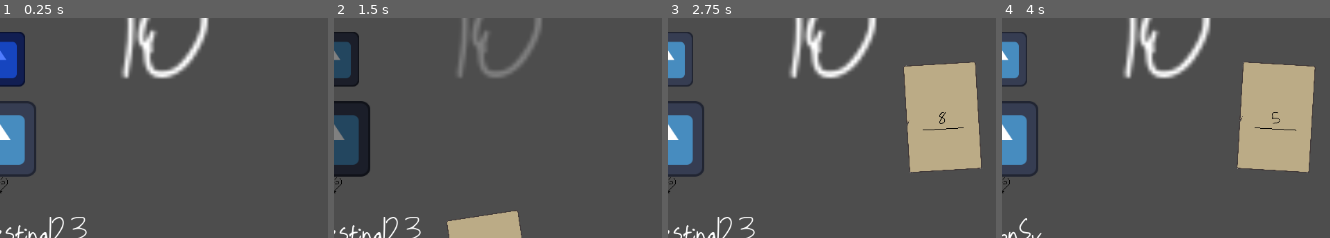
Above: before the commit, frames 1-4 (left to right).
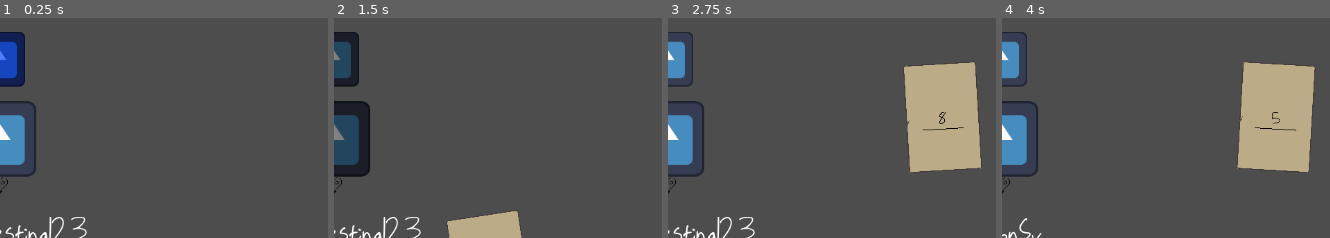
Above: after the commit, the same moments.

Repository: TeamName-FIOLTR/GMTK2023
Game: Godot game, scene res://scenes/levels/test/test_level.tscn
Two runs of this game, one before a commit and one after it. Both use one fixed random seed, a clock stepped at 60 frames per second and the inputs below. The project has no main scene, so this scene is started directly. The engine's default icon, where the game draws it, is replaced by a stand-in: a white triangle on a blue panel in a dark square.
Inputs (mouse positions are % of the whole screen's width and height, from its top left):
- Up to frame 1 (0.25 s): no input
- Up to frame 2 (1.5 s): move the mouse to (9, 85) at 0.52 s; hold Right (ui_right) 0.53-1.28 s; click (9, 85) at 0.67 s; move the mouse to (22, 80) at 1.27 s; hold Down (ui_down) from 1.28 s (still down); click (22, 80) at 1.42 s
- Up to frame 3 (2.75 s): move the mouse to (36, 77) at 2.02 s; release Down (ui_down) at 2.03 s; hold Right (ui_right) from 2.03 s (still down); click (36, 77) at 2.17 s
- Up to frame 4 (4 s): tap Enter at 2.75 s; move the mouse to (51, 77) at 2.77 s; release Right (ui_right) at 2.78 s; hold Up (ui_up) 2.78-3.53 s; click (51, 77) at 2.92 s; tap Space (developer_debug) at 3.5 s; move the mouse to (65, 77) at 3.52 s; hold Left (ui_left) from 3.53 s (still down); click (65, 77) at 3.67 s
The pictures show only the part of the screen within x 11-60%, y 0-50%; the shares and areas given below are measured in that part.

The runs differ from the first frame. In frame 1, 3.0% of the frame differs, in the area x 36-64%, y 0-28%; in frame 2, 1.8%; in frame 3, 3.0%; in frame 4, 3.0%.

Commit message:
got the cards turning into dice properly

Diff:
--- a/scenes/levels/level.gd
+++ b/scenes/levels/level.gd
@@ -34,7 +34,7 @@
 		handContainer.selected_card = null
 		sc.tween_to(entity.global_position,6.0/60,"global_position")
 		entity.next_roll = apply_effects(sc.number)
-
+		sc.pos_tween.finished.connect(sc.display_dice)
 		entities_with_rolls += 1
 		if entities_with_rolls >= get_child_count():
 			evaluate_entities()
--- a/scenes/objects/cards/card.gd
+++ b/scenes/objects/cards/card.gd
@@ -21,8 +21,14 @@
 
 # Called when the node enters the scene tree for the first time.
 func _ready():
+	$AnimationPlayer.animation_finished.connect(on_anim_finished)
 	pass # Replace with function body.
 
+func on_anim_finished(anim):
+	match anim:
+		"Disapear":
+			$D20NumberDisplay.visible = true
+			$D20NumberDisplay.target_value = number
 
 # Called every frame. 'delta' is the elapsed time since the previous frame.
 func _process(delta):
@@ -50,7 +56,8 @@
 	pos_tween = create_tween()
 	pos_tween.tween_property(self, property, target, speed)
 
-
+func display_dice():
+	$AnimationPlayer.play("Disapear")
 #func _on_input_area_mouse_exited():
 #	reset_position()
 #	pass # Replace with function body.
--- a/scenes/objects/cards/card.tscn
+++ b/scenes/objects/cards/card.tscn
@@ -1,12 +1,74 @@
-[gd_scene load_steps=6 format=3 uid="uid://bf3wvnl7ea8j5"]
+[gd_scene load_steps=10 format=3 uid="uid://bf3wvnl7ea8j5"]
 
 [ext_resource type="Script" path="res://scenes/objects/cards/card.gd" id="1_fthal"]
 [ext_resource type="Texture2D" uid="uid://cru5edd3wribw" path="res://assets/textures/cards/card_base.png" id="2_10lxe"]
 [ext_resource type="Script" path="res://scenes/objects/cards/InputArea.gd" id="3_bsyqd"]
 [ext_resource type="Theme" uid="uid://botlkbamgp28p" path="res://scenes/objects/UI/mainTheme.tres" id="4_y86fy"]
+[ext_resource type="PackedScene" uid="uid://bk6hgigiahfey" path="res://scenes/objects/dice_display/dice_display.tscn" id="5_e8pp3"]
 
 [sub_resource type="RectangleShape2D" id="RectangleShape2D_j1okg"]
 size = Vector2(515, 771)
+
+[sub_resource type="Animation" id="Animation_jdxv7"]
+resource_name = "Disapear"
+length = 0.2
+tracks/0/type = "value"
+tracks/0/imported = false
+tracks/0/enabled = true
+tracks/0/path = NodePath("Sprite2D:scale")
+tracks/0/interp = 1
+tracks/0/loop_wrap = true
+tracks/0/keys = {
+"times": PackedFloat32Array(0, 0.2),
+"transitions": PackedFloat32Array(1, 1),
+"update": 0,
+"values": [Vector2(1, 1), Vector2(1e-05, 1e-05)]
+}
+tracks/1/type = "value"
+tracks/1/imported = false
+tracks/1/enabled = true
+tracks/1/path = NodePath("Sprite2D:rotation")
+tracks/1/interp = 1
+tracks/1/loop_wrap = true
+tracks/1/keys = {
+"times": PackedFloat32Array(0, 0.2),
+"transitions": PackedFloat32Array(1, 1),
+"update": 0,
+"values": [0.0, 6.28319]
+}
+
+[sub_resource type="Animation" id="Animation_4w1pg"]
+length = 0.001
+tracks/0/type = "value"
+tracks/0/imported = false
+tracks/0/enabled = true
+tracks/0/path = NodePath("Sprite2D:scale")
+tracks/0/interp = 1
+tracks/0/loop_wrap = true
+tracks/0/keys = {
+"times": PackedFloat32Array(0),
+"transitions": PackedFloat32Array(1),
+"update": 0,
+"values": [Vector2(1, 1)]
+}
+tracks/1/type = "value"
+tracks/1/imported = false
+tracks/1/enabled = true
+tracks/1/path = NodePath("Sprite2D:rotation")
+tracks/1/interp = 1
+tracks/1/loop_wrap = true
+tracks/1/keys = {
+"times": PackedFloat32Array(0),
+"transitions": PackedFloat32Array(1),
+"update": 0,
+"values": [0.0]
+}
+
+[sub_resource type="AnimationLibrary" id="AnimationLibrary_iga7f"]
+_data = {
+"Disapear": SubResource("Animation_jdxv7"),
+"RESET": SubResource("Animation_4w1pg")
+}
 
 [node name="Card" type="Node2D" node_paths=PackedStringArray("number_display")]
 script = ExtResource("1_fthal")
@@ -36,5 +98,14 @@
 horizontal_alignment = 1
 vertical_alignment = 1
 
+[node name="D20NumberDisplay" parent="." instance=ExtResource("5_e8pp3")]
+visible = false
+position = Vector2(7, 14)
+
+[node name="AnimationPlayer" type="AnimationPlayer" parent="."]
+libraries = {
+"": SubResource("AnimationLibrary_iga7f")
+}
+
 [connection signal="input_event" from="Sprite2D/InputArea" to="." method="_on_input_area_input_event"]
 [connection signal="mouse_exited" from="Sprite2D/InputArea" to="." method="_on_input_area_mouse_exited"]
--- /dev/null
+++ b/scenes/objects/dice_display/dice_display.gd
@@ -0,0 +1,43 @@
+extends Node2D
+
+@export
+var animation_delta : float = 0.2
+@export
+var animation_length : float = 2
+
+var offset = 0
+var target_value : int = -1  :
+	set(val):
+		offset = 0
+		cumulative_time = 0
+		target_value = val
+	get:
+		return target_value
+
+
+var value : int = 1 :
+	set (val):
+		value = val
+		$lblRoll.text = str(val)
+	get:
+		return value
+
+# Called when the node enters the scene tree for the first time.
+func _ready():
+	pass # Replace with function body.
+
+
+# Called every frame. 'delta' is the elapsed time since the previous frame.
+var cumulative_time : float = 0
+func _process(delta):
+	if Input.is_action_pressed("developer_debug"):
+		self.target_value = 5
+	if target_value > 0:
+		offset += delta
+		cumulative_time += delta
+		if offset > animation_delta:
+			offset = 0
+			self.value = randi()%20+1
+		if cumulative_time > animation_length:
+			self.value = target_value
+			target_value = -1
--- /dev/null
+++ b/scenes/objects/dice_display/dice_display.tscn
@@ -0,0 +1,28 @@
+[gd_scene load_steps=4 format=3 uid="uid://bk6hgigiahfey"]
+
+[ext_resource type="Texture2D" uid="uid://bcma43soc0sxb" path="res://assets/textures/crapy_d20.jpeg" id="1_8nemj"]
+[ext_resource type="Script" path="res://scenes/objects/dice_display/dice_display.gd" id="1_ma0s4"]
+[ext_resource type="Theme" uid="uid://botlkbamgp28p" path="res://scenes/objects/UI/mainTheme.tres" id="3_m4cgg"]
+
+[node name="D20NumberDisplay" type="Node2D"]
+position = Vector2(0, -3)
+script = ExtResource("1_ma0s4")
+animation_delta = 0.01
+animation_length = 0.1
+
+[node name="AnimationPlayer" type="AnimationPlayer" parent="."]
+
+[node name="CrapyD20" type="Sprite2D" parent="."]
+modulate = Color(1, 0, 0, 1)
+position = Vector2(-5, 8)
+texture = ExtResource("1_8nemj")
+
+[node name="lblRoll" type="Label" parent="."]
+offset_left = -83.0
+offset_top = -52.0
+offset_right = 90.0
+offset_bottom = 76.0
+theme = ExtResource("3_m4cgg")
+text = "test"
+horizontal_alignment = 1
+vertical_alignment = 1
--- a/scenes/objects/entities/entity.gd
+++ b/scenes/objects/entities/entity.gd
@@ -10,6 +10,9 @@
 	INTERACT,
 	SEDUCE
 }
+
+@export
+var difficultyTextDisplay : Label
 
 @export
 var action_display : IntentIndicator
@@ -46,7 +49,9 @@
 	return self.next_roll >= get_difficulty()
 
 func display_difficulty(diff : int)->void:
-	pass
+	difficultyTextDisplay.text = str(diff)
+	$AnimationPlayer.play("dc")
+
 #figure out later lol , hey thats our name!
 func get_difficulty()->int:
 	return randi()%10 + 11
--- a/scenes/objects/entities/entity.tscn
+++ b/scenes/objects/entities/entity.tscn
@@ -16,6 +16,43 @@
 [sub_resource type="RectangleShape2D" id="RectangleShape2D_imrec"]
 
 [sub_resource type="StyleBoxEmpty" id="StyleBoxEmpty_wsn5q"]
+
+[sub_resource type="Animation" id="Animation_7u41a"]
+length = 0.001
+tracks/0/type = "value"
+tracks/0/imported = false
+tracks/0/enabled = true
+tracks/0/path = NodePath("Difficulty/Control:modulate")
+tracks/0/interp = 1
+tracks/0/loop_wrap = true
+tracks/0/keys = {
+"times": PackedFloat32Array(0),
+"transitions": PackedFloat32Array(1),
+"update": 0,
+"values": [Color(1, 1, 1, 1)]
+}
+
+[sub_resource type="Animation" id="Animation_1hjia"]
+resource_name = "dc"
+length = 0.1
+tracks/0/type = "value"
+tracks/0/imported = false
+tracks/0/enabled = true
+tracks/0/path = NodePath("Difficulty/Control:modulate")
+tracks/0/interp = 1
+tracks/0/loop_wrap = true
+tracks/0/keys = {
+"times": PackedFloat32Array(0, 0.1),
+"transitions": PackedFloat32Array(1, 1),
+"update": 0,
+"values": [Color(1, 1, 1, 0), Color(1, 1, 1, 1)]
+}
+
+[sub_resource type="AnimationLibrary" id="AnimationLibrary_y31kv"]
+_data = {
+"RESET": SubResource("Animation_7u41a"),
+"dc": SubResource("Animation_1hjia")
+}
 
 [node name="entity" type="Area2D" node_paths=PackedStringArray("action_display")]
 script = ExtResource("1_60q11")
@@ -45,12 +82,20 @@
 position = Vector2(32, -44)
 
 [node name="Control" type="Label" parent="Difficulty"]
-anchors_preset = -1
-offset_right = 30.0
-offset_bottom = 33.0
+visible = false
+offset_left = 15.0
+offset_top = 8.0
+offset_right = 52.0
+offset_bottom = 64.0
 theme = ExtResource("6_hfgfr")
-theme_override_font_sizes/font_size = 40
+theme_override_colors/font_color = Color(0, 0, 0, 1)
+theme_override_font_sizes/font_size = 60
 theme_override_styles/normal = SubResource("StyleBoxEmpty_wsn5q")
 text = "10"
 horizontal_alignment = 1
 vertical_alignment = 1
+
+[node name="AnimationPlayer" type="AnimationPlayer" parent="."]
+libraries = {
+"": SubResource("AnimationLibrary_y31kv")
+}
Binary file added: assets/textures/crapy_d20.jpeg
Not shown, added: assets/textures/crapy_d20.jpeg.import
Not shown: 1 places in scenes/objects/entities/entity.tscn that only renumber resources
